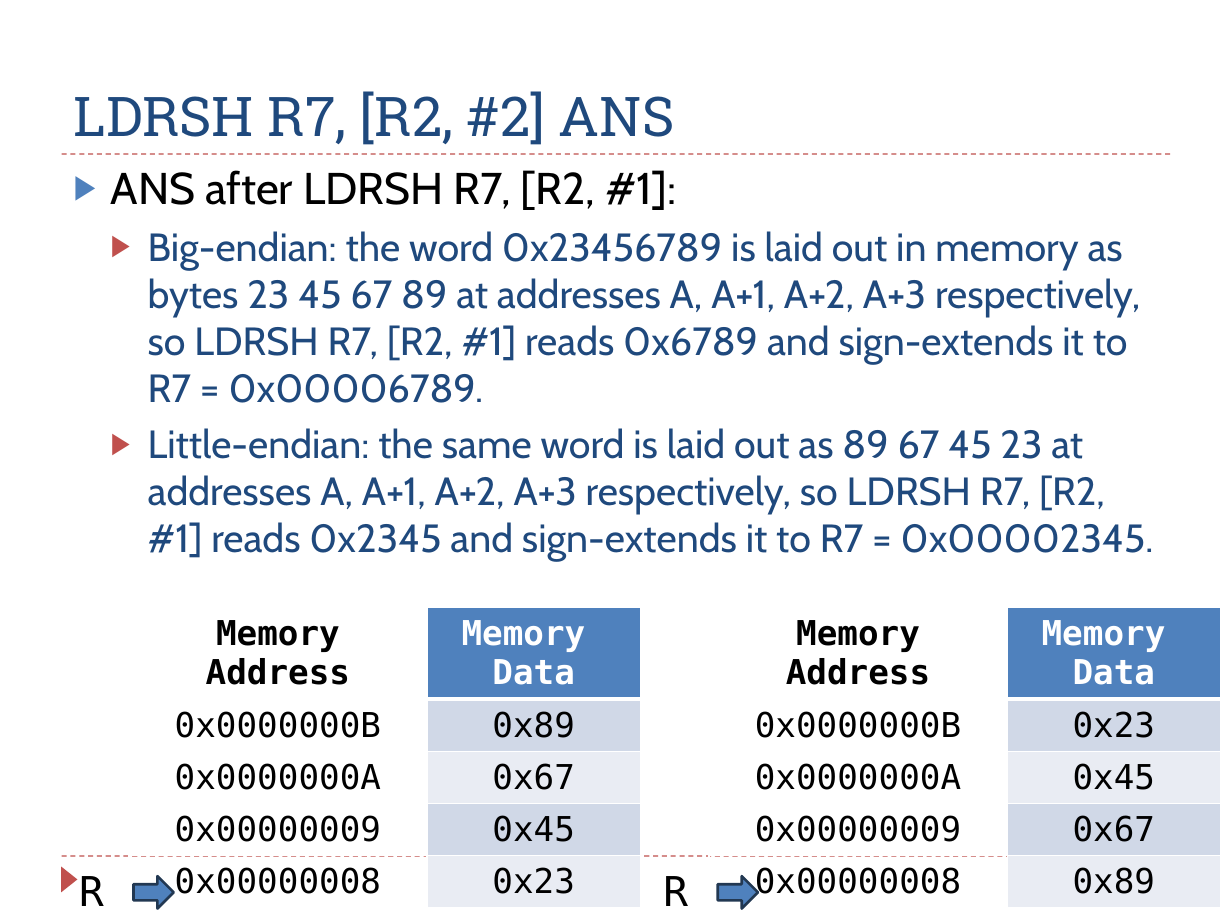
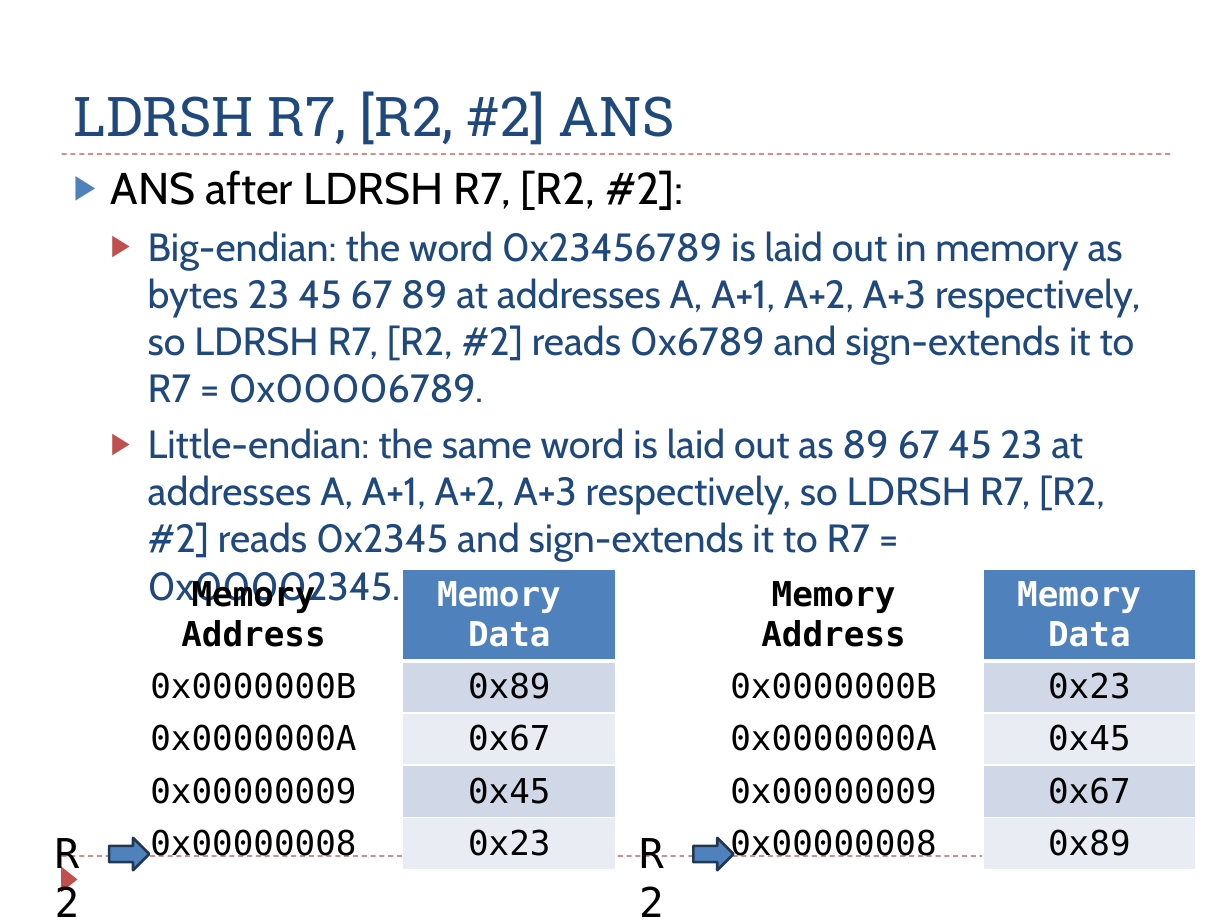
Before and after one commit to guhofstra/CSC111Fa25, a slide deck: slide 30 of PPTs/Ch5_ARM_Load_Store_Exercises_ANS.pptx. Drawn at 1232x924 pixels with LibreOffice and Linux fonts; fonts in the diff are those of the drawing. Boxes give left, top, right and bottom in pixels: in the first picture for what was removed or moved away, otherwise in the second. Text is boxed around its words. In the diff, an @@ line names an element or a change of style, - is before the commit and + after.

```diff
--- a/PPTs/Ch5_ARM_Load_Store_Exercises_ANS.pptx
+++ b/PPTs/Ch5_ARM_Load_Store_Exercises_ANS.pptx
@@ text at [111, 170, 1140, 609]: text changed @@
-▶ ANS after LDRSH R7, [R2, #1]:
-  ▶ Big-endian: the word 0x23456789 is laid out in memory as bytes 23 45 67 89 at addresses A, A+1, A+2, A+3 respectively, so LDRSH R7, [R2, #1] reads 0x6789 and sign-extends it to R7 = 0x00006789.
-  ▶ Little-endian: the same word is laid out as 89 67 45 23 at addresses A, A+1, A+2, A+3 respectively, so LDRSH R7, [R2, #1] reads 0x2345 and sign-extends it to R7 = 0x00002345.
+▶ ANS after LDRSH R7, [R2, #2]:
+  ▶ Big-endian: the word 0x23456789 is laid out in memory as bytes 23 45 67 89 at addresses A, A+1, A+2, A+3 respectively, so LDRSH R7, [R2, #2] reads 0x6789 and sign-extends it to R7 = 0x00006789.
+  ▶ Little-endian: the same word is laid out as 89 67 45 23 at addresses A, A+1, A+2, A+3 respectively, so LDRSH R7, [R2, #2] reads 0x2345 and sign-extends it to R7 = 0x00002345.
@@ 2 tables, 2 texts, 2 right arrows: place and size @@
-2 tables, 2 texts, 2 right arrows at [67, 607, 1220, 922]
+2 tables, 2 texts, 2 right arrows at [43, 569, 1196, 882]
```
Also in this commit, not shown: 7 other slides changed, 1 slide added, 1 slide removed, 3 other files.
